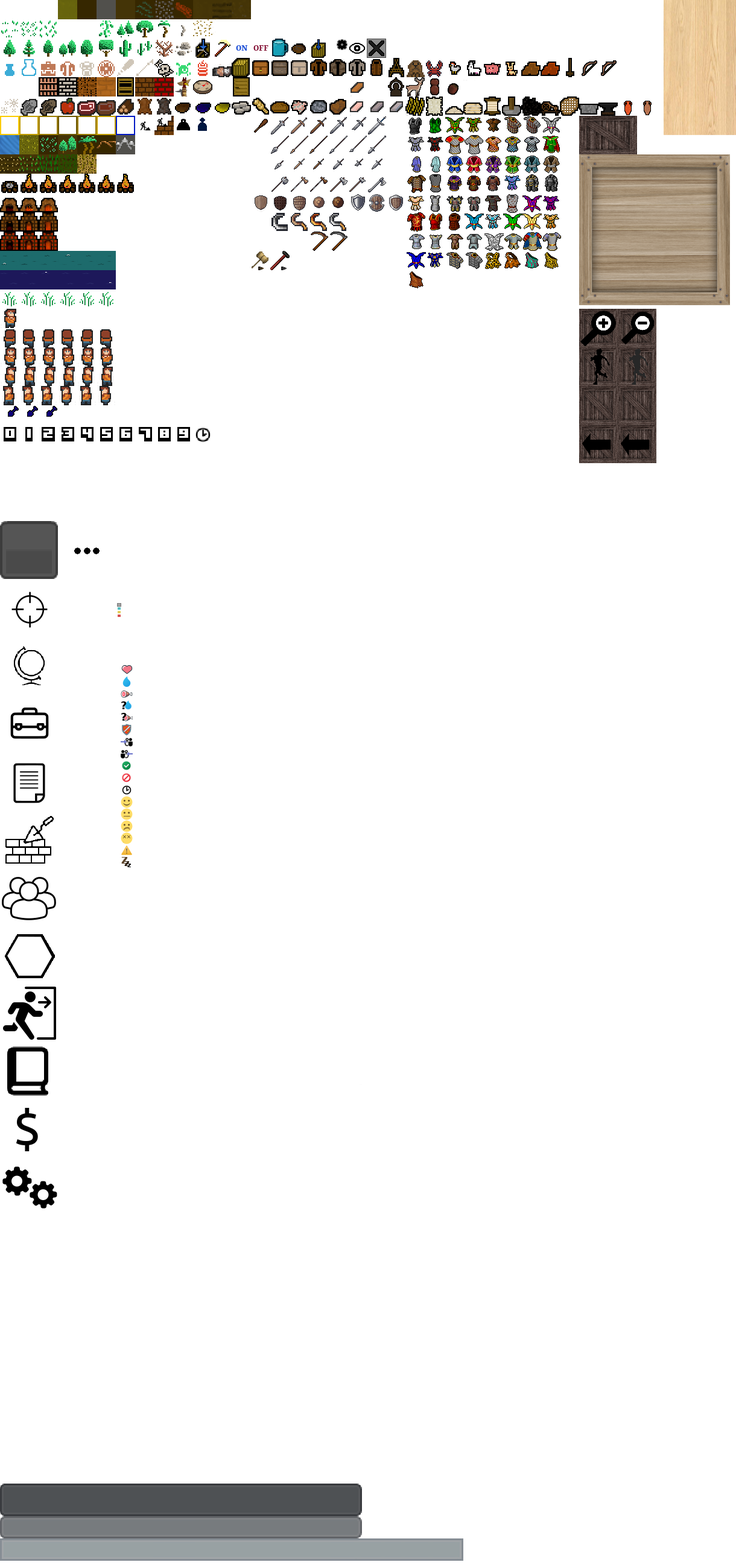
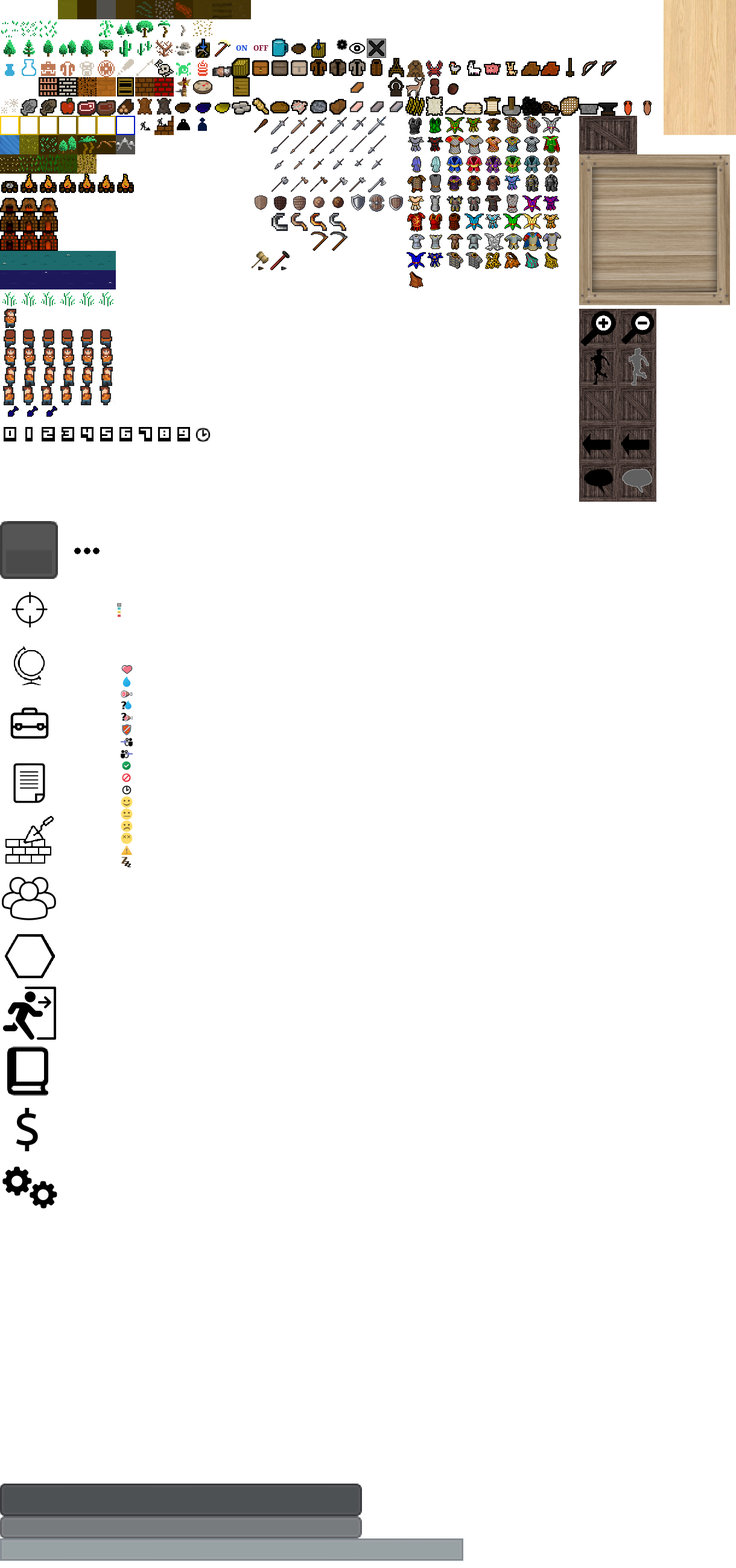
Layers edited between the first and the second (736, 1568) image:
painted on "crate2_diffuse.png" over [578, 347, 657, 502]
